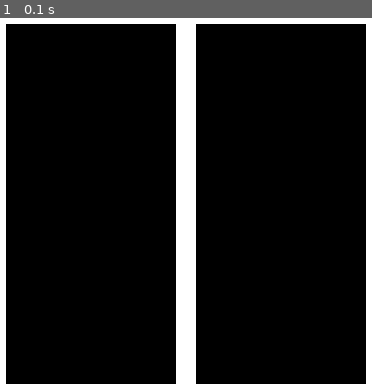
Above: before the commit, frame 1.
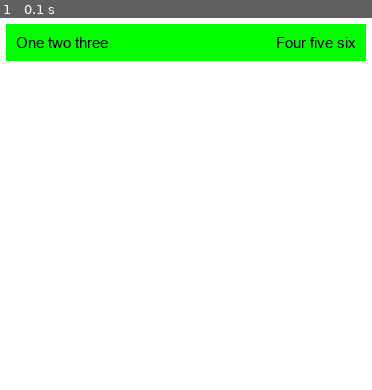
Above: after the commit, the same moment.

Repository: personnnnnnn/pyui
Game: pygame game, started from main.py
Same seed, same stepped clock (60 frames per second), same inputs: the game is played once before the commit and once after it.
Inputs:
- Up to frame 1 (0.1 s): no input

The runs differ from the first frame. In frame 1, 89% of the frame differs, in the area x 1-99%, y 1-99%.

Commit message:
Added basic text rendering

Diff:
--- a/main.py
+++ b/main.py
@@ -1,32 +1,15 @@
 import pygame
 
-from ui import UI, Color, render
-from pygame_renderer import render_draw_commands
+from ui import UI, Color, render, Text
+from pygame_renderer import Renderer
 
-def Box() -> UI:
-    return UI().sizing_fixed(100, 100).background(Color(0, 255, 0))
-
-def Row() -> UI:
-    return UI().top_to_bottom().child_gap(20)
-
+# ui hierarchy here
 def render_ui() -> None:
-    with (UI()
-            .background(Color(255, 255, 255))
-            .sizing_fixed(screen.get_width(), screen.get_height())
-            .spacing(20)
-          ):
-        with (UI()
-                .sizing_grow()
-                .background(Color(0, 0, 0))
-                .spacing(20)
-              ):
-            ...
-        with (UI()
-                .sizing_grow()
-                .background(Color(0, 0, 0))
-                .spacing(20)
-              ):
-            ...
+    with UI().background(Color(255, 255, 255)).sizing_fixed(screen.get_width(), screen.get_height()).spacing(20):
+        with UI().background(Color(0, 255, 0)).width_grow().height_fit().spacing(10):
+            Text('One two three').font_size(15).show()
+            UI().width_grow().show()
+            Text('Four five six').font_size(15).show()
 
 pygame.init()
 
@@ -34,6 +17,8 @@
 clock = pygame.time.Clock()
 
 pygame.display.set_caption('PyUI')
+
+renderer = Renderer(font_path='arial.ttf')
 
 while True:
     for event in pygame.event.get():
@@ -45,7 +30,7 @@
     # render the ui here
     render_ui()
     draw_commands = render()
-    render_draw_commands(screen, draw_commands)
+    renderer.render_draw_commands(screen, draw_commands)
 
     pygame.display.update()
     clock.tick(60)
--- a/pygame_renderer.py
+++ b/pygame_renderer.py
@@ -1,14 +1,47 @@
 import pygame
-from ui import DrawCommand, DrawRect, Color
+from ui import DrawCommand, DrawRect, DrawText, Color, TextMeasurer, UI
 
 def ui_color_to_pg_color(color: Color) -> pygame.Color:
     return pygame.Color(color.r, color.g, color.b)
 
-def render_draw_commands(surface: pygame.Surface, draw_commands: list[DrawCommand]) -> None:
-    for command in draw_commands:
-        if isinstance(command, DrawRect):
-            pygame.draw.rect(
-                surface=surface,
-                color=ui_color_to_pg_color(command.color),
-                rect=(command.x, command.y, command.width, command.height),
-            )
+
+class PygameTextMeasurer(TextMeasurer):
+    def __init__(self, font_path: str) -> None:
+        self.font_path = font_path  # Save path to font file
+
+    def get_font(self, font_size: float) -> pygame.font.Font:
+        return pygame.font.Font(self.font_path, int(font_size))
+
+    def get_text_height(self, font_size: float) -> float:
+        font = self.get_font(font_size)
+        return font.get_height()
+
+    def get_text_width(self, text: str, font_size: float) -> float:
+        font = self.get_font(font_size)
+        width, _ = font.size(text)
+        return width
+
+class Renderer:
+    def __init__(self, font_path: str):
+        self.font_path = font_path
+        self.text_measurer = PygameTextMeasurer(self.font_path)
+        UI.set_text_measurer(self.text_measurer)
+
+    def render_draw_commands(self, surface: pygame.Surface, draw_commands: list[DrawCommand]) -> None:
+        for command in draw_commands:
+            if isinstance(command, DrawRect):
+                pygame.draw.rect(
+                    surface=surface,
+                    color=ui_color_to_pg_color(command.color),
+                    rect=(command.x, command.y, command.width, command.height),
+                )
+            elif isinstance(command, DrawText):
+                text_surf = self.text_measurer.get_font(command.font_size).render(command.text, True, ui_color_to_pg_color(command.color))
+                # for debugging
+                # pygame.draw.rect(
+                #     surface=surface,
+                #     color=ui_color_to_pg_color(Color(255, 0, 0)),
+                #     rect=(command.x, command.y, UI.text_measurer.get_text_width(command.text, command.font_size),
+                #           UI.text_measurer.get_text_height(command.font_size)),
+                # )
+                surface.blit(text_surf, (command.x, command.y))
--- a/ui.py
+++ b/ui.py
@@ -1,5 +1,12 @@
 from dataclasses import dataclass
-
+from abc import ABC
+
+class TextMeasurer(ABC):
+    def get_text_height(self, font_size: float) -> float:
+        ...
+
+    def get_text_width(self, text: str, font_size: float) -> float:
+        ...
 
 @dataclass
 class Color:
@@ -8,8 +15,7 @@
     b: int
 
 
-class DrawCommand:
-    ...
+class DrawCommand: ...
 
 
 @dataclass
@@ -20,12 +26,22 @@
     height: float
     color: Color
 
+@dataclass
+class DrawText(DrawCommand):
+    x: float
+    y: float
+    text: str
+    font_size: float
+    color: Color
 
 class Sizing: ...
 
 
 class Fit(Sizing): ...
+
+
 class Grow(Sizing): ...
+
 
 @dataclass
 class Fixed(Sizing): pixels: float
@@ -57,23 +73,35 @@
 class ElementData:
     width: float = 0
     height: float = 0
-
-
-class UI:
-    current_element: list['UI'] = []
-    root_element: 'UI' = None
-
-    def get_ui_length_across(self, x_axis: bool) -> Sizing:
-        return self.ui_data.width if x_axis else self.ui_data.height
-
-    def get_ui_length_perpen(self, x_axis: bool) -> Sizing:
-        return self.get_ui_length_across(not x_axis)
+    min_width: float = 0
+    min_height: float = 0
+    max_width: float = 0
+    max_height: float = 0
+
+class UIElement:
+    def __init__(self) -> None:
+        self.parent: 'UI' = UI.current_element[-1] if len(UI.current_element) != 0 else None
+        if self.parent is not None and isinstance(self.parent, UI):
+            self.parent.children.append(self)
+        self.element_data = ElementData()
 
     def get_length_across(self, x_axis: bool) -> float:
         return self.element_data.width if x_axis else self.element_data.height
 
     def get_length_perpen(self, x_axis: bool) -> float:
         return self.get_length_across(not x_axis)
+
+    def get_min_length_across(self, x_axis: bool) -> float:
+        return self.element_data.min_width if x_axis else self.element_data.min_height
+
+    def get_min_length_perpen(self, x_axis: bool) -> float:
+        return self.get_min_length_across(not x_axis)
+
+    def get_max_length_across(self, x_axis: bool) -> float:
+        return self.element_data.max_width if x_axis else self.element_data.max_height
+
+    def get_max_length_perpen(self, x_axis: bool) -> float:
+        return self.get_max_length_across(not x_axis)
 
     def set_length_across(self, x_axis: bool, length: float) -> None:
         if x_axis:
@@ -84,6 +112,45 @@
     def set_length_perpen(self, x_axis: bool, length: float) -> float:
         self.set_length_across(not x_axis, length)
 
+    def set_min_length_across(self, x_axis: bool, length: float) -> None:
+        if x_axis:
+            self.element_data.min_width = length
+        else:
+            self.element_data.min_height = length
+
+    def set_min_length_perpen(self, x_axis: bool, length: float) -> float:
+        self.set_min_length_across(not x_axis, length)
+
+    def set_max_length_across(self, x_axis: bool, length: float) -> None:
+        if x_axis:
+            self.element_data.max_width = length
+        else:
+            self.element_data.max_height = length
+
+    def set_max_length_perpen(self, x_axis: bool, length: float) -> float:
+        self.set_max_length_across(not x_axis, length)
+
+    def render(self, draw_commands: list['DrawCommand'] | None = None, x: float = 0, y: float = 0) -> list['DrawCommand']:
+        ...
+
+    def wrap_text(self) -> None:
+        ...
+
+class UI(UIElement):
+    current_element: list['UI'] = []
+    root_element: 'UI' = None
+    text_measurer: TextMeasurer = None
+
+    @staticmethod
+    def set_text_measurer(text_measurer: TextMeasurer) -> None:
+        UI.text_measurer = text_measurer
+
+    def get_ui_length_across(self, x_axis: bool) -> Sizing:
+        return self.ui_data.width if x_axis else self.ui_data.height
+
+    def get_ui_length_perpen(self, x_axis: bool) -> Sizing:
+        return self.get_ui_length_across(not x_axis)
+
     def get_padding_across(self, x_axis: bool) -> float:
         return self.ui_data.padding_left + self.ui_data.padding_right if x_axis else self.ui_data.padding_top + self.ui_data.padding_bottom
 
@@ -94,10 +161,9 @@
         return isinstance(self.ui_data.layout_direction, LeftToRight)
 
     def __init__(self):
+        super().__init__()
         self.ui_data = UIData()
-        self.element_data = ElementData()
         self.children: list['UI'] = []
-        self.parent: 'UI' = None
 
     def __enter__(self) -> 'UI':
         return self.__open()
@@ -106,10 +172,7 @@
         self.__exit()
 
     def __open(self) -> 'UI':
-        if len(UI.current_element) != 0:
-            UI.current_element[-1].children.append(self)
-            self.parent = UI.current_element[-1]
-        else:
+        if len(UI.current_element) == 0:
             UI.root_element = self
         UI.current_element.append(self)
         return self
@@ -126,16 +189,34 @@
         self.__add_padding_to_dimensions_axis(True)
         self.__add_padding_to_dimensions_axis(False)
 
-    def __add_dimensions_to_parent(self) -> None:
+    def handle_fit_sizing(self, x_axis: bool) -> None:
+        for child in self.children:
+            if isinstance(child, UI):
+                child.handle_fit_sizing(x_axis)
+        self.add_dimensions_to_parent(x_axis)
+
+    def add_dimensions_to_parent(self, x_axis: bool) -> None:
         if self.parent is None:
             return
-        x_axis = self.parent.x_axis()
-        if not isinstance(self.parent.get_ui_length_across(x_axis), Fixed):
-            self.parent.set_length_across(x_axis,
-                                          self.parent.get_length_across(x_axis) + self.get_length_across(x_axis))
-        if not isinstance(self.parent.get_ui_length_perpen(x_axis), Fixed):
-            self.parent.set_length_perpen(x_axis,
-                                          max(self.parent.get_padding_perpen(x_axis), self.get_length_perpen(x_axis)))
+        parent_x_axis = self.parent.x_axis()
+        if x_axis and not isinstance(self.parent.get_ui_length_across(parent_x_axis), Fixed):
+            self.parent.set_length_across(
+                parent_x_axis,
+                self.parent.get_length_across(parent_x_axis) + self.get_length_across(parent_x_axis)
+            )
+            self.parent.set_min_length_across(
+                parent_x_axis,
+                self.parent.get_length_across(parent_x_axis) + self.get_length_across(parent_x_axis)
+            )
+        if not x_axis and not isinstance(self.parent.get_ui_length_perpen(parent_x_axis), Fixed):
+            self.parent.set_length_perpen(
+                parent_x_axis,
+                max(self.parent.get_padding_perpen(parent_x_axis), self.get_length_perpen(parent_x_axis))
+            )
+            self.parent.set_min_length_across(
+                parent_x_axis,
+                self.parent.get_length_across(parent_x_axis) + self.get_length_across(parent_x_axis)
+            )
 
     def __exit(self) -> 'UI':
         UI.current_element.pop()
@@ -146,11 +227,10 @@
             self.element_data.height += self.ui_data.height.pixels
 
         self.__add_padding_to_dimensions()
-        self.__add_dimensions_to_parent()
-
-        return self
-
-    def close(self) -> 'UI':
+
+        return self
+
+    def show(self) -> 'UI':
         return self.__open().__exit()
 
     def background(self, color: Color | None) -> 'UI':
@@ -274,33 +354,32 @@
 
         return draw_commands
 
-    def handle_grow_sizing(self, x_axis: bool) -> None:
+    def handle_growing_and_shrinking(self, x_axis: bool) -> None:
         if len(self.children) == 0:
             return
 
         if x_axis != self.x_axis():
             for child in self.children:
-                child.handle_grow_sizing(x_axis)
-                if not isinstance(child.get_ui_length_across(x_axis), Grow):
+                child.handle_growing_and_shrinking(x_axis)
+                if not (isinstance(child, Text) or isinstance(child.get_ui_length_across(x_axis), Grow)):
                     continue
                 child.set_length_across(x_axis, self.get_length_across(x_axis) - self.get_padding_across(x_axis))
             return
 
         remaining_length = self.get_length_across(x_axis) - self.get_padding_across(x_axis)
-        growable: list[UI] = []
+        changeable: list[UI] = []
         for child in self.children:
-            child.handle_grow_sizing(x_axis)
             remaining_length -= child.get_length_across(x_axis)
-            if isinstance(child.get_ui_length_across(x_axis), Grow):
-                growable.append(child)
+            if isinstance(child, Text) or isinstance(child.get_ui_length_across(x_axis), Grow):
+                changeable.append(child)
         remaining_length -= (len(self.children) - 1) * self.ui_data.child_gap
 
-        while remaining_length > 0:
-            smallest = growable[0].get_length_across(x_axis)
+        while remaining_length > 0 and len(changeable) != 0: # grow
+            smallest = changeable[0].get_length_across(x_axis)
             second_smallest = float('inf')
             length_to_add = remaining_length
 
-            for child in growable:
+            for child in changeable:
                 if child.get_length_across(x_axis) < smallest:
                     second_smallest = smallest
                     smallest = child.get_length_across(x_axis)
@@ -308,15 +387,109 @@
                     second_smallest = min(second_smallest, child.get_length_across(x_axis))
                     length_to_add = second_smallest - smallest
 
-            length_to_add = min(length_to_add, remaining_length / len(growable))
-
-            for child in growable:
-                if child.get_length_across(x_axis) == smallest:
-                    child.set_length_across(x_axis, child.get_length_across(x_axis) + length_to_add)
-                    remaining_length -= length_to_add
+            length_to_add = min(length_to_add, remaining_length / len(changeable))
+
+            for child in changeable:
+                previous_length = child.get_length_across(x_axis)
+                if child.get_length_across(x_axis) != smallest:
+                    continue
+                child.set_length_across(x_axis, child.get_length_across(x_axis) + length_to_add)
+                if child.get_length_across(x_axis) >= (m := child.get_max_length_across(x_axis)) and m != 0:
+                    child.set_length_across(x_axis, m)
+                    changeable.remove(child)
+                remaining_length -= child.get_length_across(x_axis) - previous_length
+
+        while remaining_length < 0 and len(changeable) != 0: # shrink
+            largest = changeable[0].get_length_across(x_axis)
+            second_largest = 0
+            length_to_add = remaining_length
+
+            for child in changeable:
+                if child.get_length_across(x_axis) > largest:
+                    second_largest = largest
+                    largest = child.get_length_across(x_axis)
+                if child.get_length_across(x_axis) < largest:
+                    second_largest = max(second_largest, child.get_length_across(x_axis))
+                    length_to_add = second_largest - largest
+
+            length_to_add = max(length_to_add, remaining_length / len(changeable))
+
+            for child in changeable:
+                previous_length = child.get_length_across(x_axis)
+                if child.get_length_across(x_axis) != largest:
+                    continue
+                child.set_length_across(x_axis, child.get_length_across(x_axis) + length_to_add)
+                if child.get_length_across(x_axis) <= (m := child.get_min_length_across(x_axis)):
+                    child.set_length_across(x_axis, m)
+                    changeable.remove(child)
+                remaining_length += child.get_length_across(x_axis) - previous_length
+
+        for child in self.children:
+            if isinstance(child, UI):
+                child.handle_growing_and_shrinking(x_axis)
+
+    def wrap_text(self) -> None:
+        for child in self.children:
+            child.wrap_text()
+
+@dataclass
+class TextUIData:
+    color: Color
+    font_size: float = 5
+
+class Text(UI):
+    def __init__(self, text: str) -> None:
+        super().__init__()
+        self.text = text
+        self.ui_data = TextUIData(Color(0, 0, 0))
+
+    def font_size(self, font_size: float) -> 'Text':
+        self.ui_data.font_size = font_size
+        return self
+
+    def color(self, color: Color) -> 'Text':
+        self.ui_data.color = color
+        return self
+
+    def show(self) -> None:
+        self.element_data.width = UI.text_measurer.get_text_width(self.text, self.ui_data.font_size)
+        self.element_data.max_width = self.element_data.width
+        self.element_data.height = UI.text_measurer.get_text_height(self.ui_data.font_size)
+        self.element_data.min_height = self.element_data.height
+        words = self.text.split(' ')
+        if len(words) != 0:
+            min_word_length = min(map(lambda s: UI.text_measurer.get_text_width(s, self.ui_data.font_size), words))
+            self.element_data.min_width = min_word_length
+
+    def wrap_text(self) -> None:
+        if isinstance(self.parent.ui_data.height, Fit):
+            if not self.parent.x_axis():
+                self.parent.element_data.height += self.element_data.height
+            else:
+                inner_height = self.parent.element_data.height - (p := self.parent.get_padding_across(True))
+                self.parent.element_data.height = max(inner_height, self.element_data.height) + p
+
+    def render(self, draw_commands: list['DrawCommand'] | None = None, x: float = 0, y: float = 0) -> list['DrawCommand']:
+        if draw_commands is None:
+            draw_commands = []
+
+        draw_commands.append(DrawText(
+            x=x,
+            y=y,
+            text=self.text,
+            font_size=self.ui_data.font_size,
+            color=self.ui_data.color,
+        ))
+
+        return draw_commands
 
 def render(x: float = 0, y: float = 0) -> list['DrawCommand']:
     root = UI.root_element
-    root.handle_grow_sizing(True)
-    root.handle_grow_sizing(False)
+
+    root.handle_fit_sizing(True)
+    root.handle_fit_sizing(False)
+    root.handle_growing_and_shrinking(True)
+    root.wrap_text()
+    root.handle_growing_and_shrinking(False)
+
     return root.render(x=x, y=y)
Binary file added: arial.ttf
